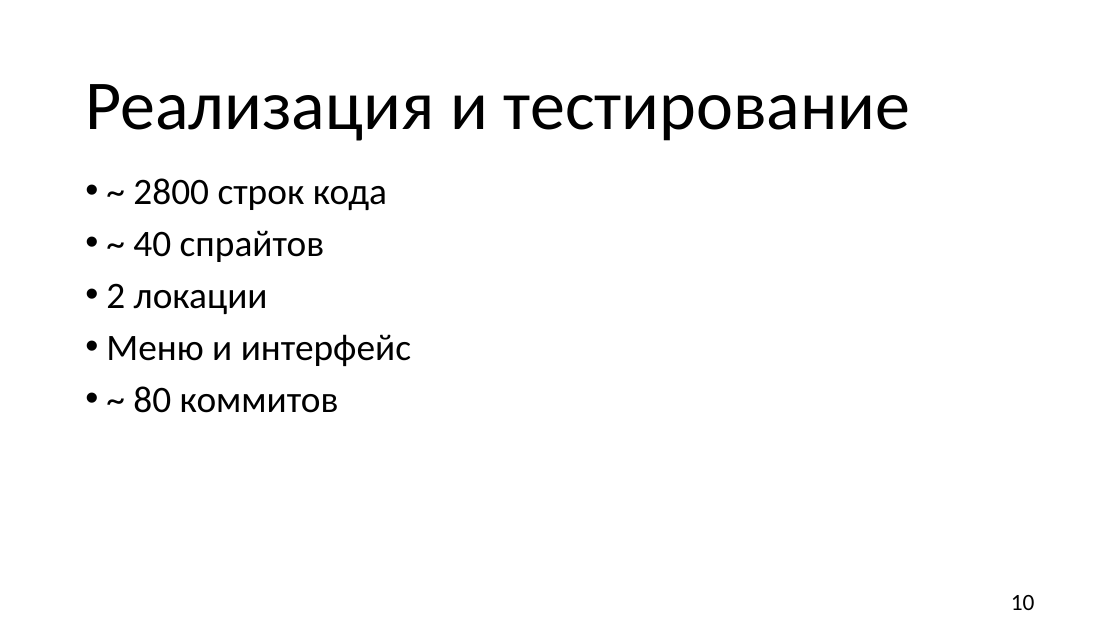
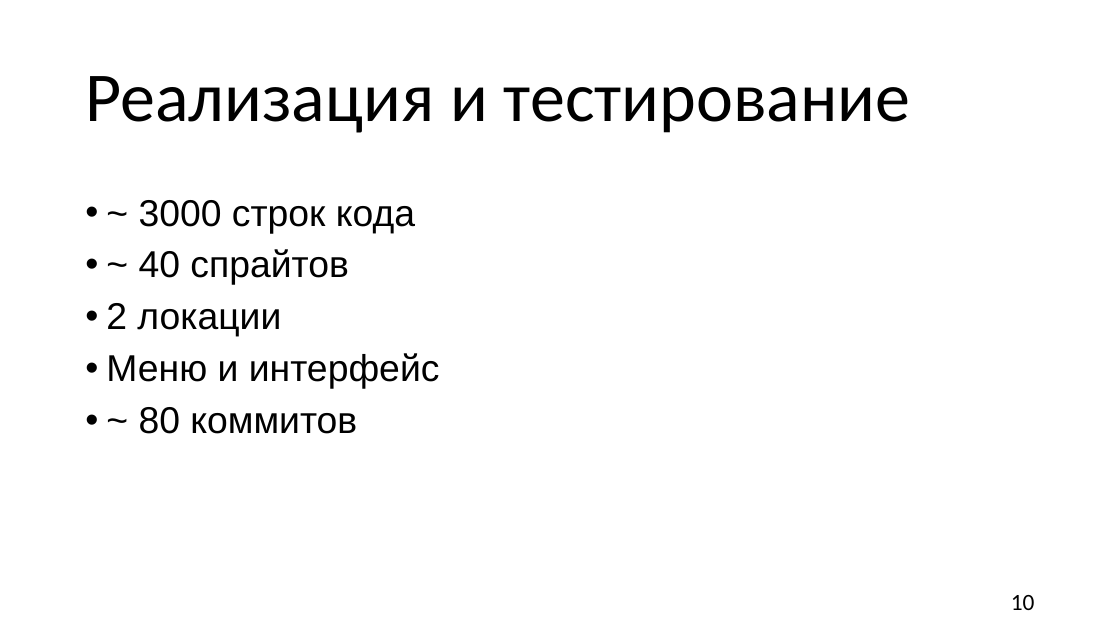
Before and after one commit to TiltInteractive/The-game-Resperation-, a slide deck: slide 10 of Б9121_09_03_03пикд_команда_4_презентация.pptx. Drawn at 1120x630 pixels with LibreOffice and Linux fonts; fonts in the diff are those of the drawing; background and template pictures are left out. Boxes give left, top, right and bottom in pixels: in the first picture for what was removed or moved away, otherwise in the second. Text is boxed around its words. In the diff, an @@ line names an element or a change of style, - is before the commit and + after.

```diff
--- a/Б9121_09_03_03пикд_команда_4_презентация.pptx
+++ b/Б9121_09_03_03пикд_команда_4_презентация.pptx
@@ title "Реализация и тестирование": place and size @@
-title "Реализация и тестирование" at [85,84,910,141]
+title "Реализация и тестирование" at [85,76,910,133]
@@ text "~ 3000 строк кода": place and size @@
-text "~ 3000 строк кода" at [106,178,411,413]
+text "~ 3000 строк кода" at [106,200,440,434]
@@ text at [139,200,415,234]: text changed; font Calibri to Arial @@
-• ~ 2800 строк кода
+• ~ 3000 строк кода
@@ text at [106,249,440,434]: font Calibri to Arial in "~ 40 спрайтов", "2 локации", "Меню и интерфейс", "~ 80 коммитов" @@
```
Also in this commit, not shown: 9 other slides changed.
